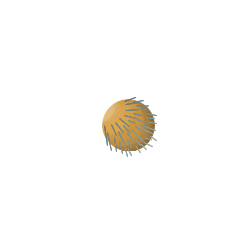
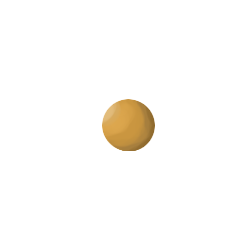
Comparing the layer stacks of the two 250×250 images. Changes:
removed layer "Line 37" over [104, 97, 157, 157]
